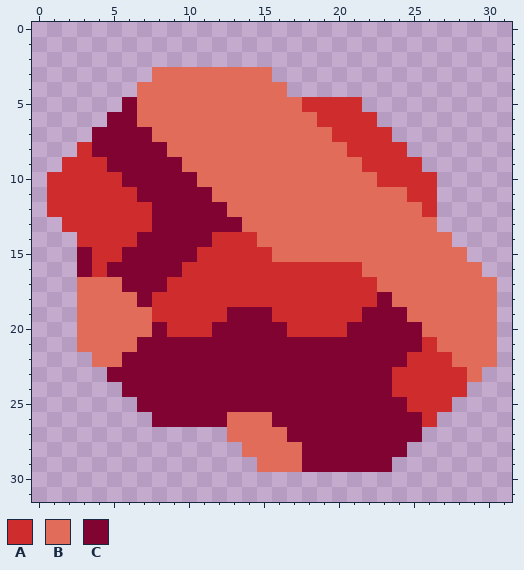
File history of a pixel-art sprite, sprites/items/radium.png. That is the earlier state.
The file is 32x32 pixels.
Palette (. is transparent): A #cf2d2d  B #e06c59  C #800332
Pixels before, first column x 1:
 3 .......BBBBBBBB...............
 4 ......BBBBBBBBBB..............
 5 .....CBBBBBBBBBBBAAAA.........
 6 ....CCBBBBBBBBBBBBAAAA........
 7 ...CCCCBBBBBBBBBBBBAAAA.......
 8 ..ACCCCCBBBBBBBBBBBBAAAA......
 9 .AAACCCCCBBBBBBBBBBBBAAAA.....
10 AAAAACCCCCBBBBBBBBBBBBAAAA....
11 AAAAAACCCCCBBBBBBBBBBBBBAA....
12 AAAAAAACCCCCBBBBBBBBBBBBBA....
13 .AAAAAACCCCCCBBBBBBBBBBBBB....
14 ..AAAACCCCCAAABBBBBBBBBBBBB...
15 ..CAACCCCCAAAAABBBBBBBBBBBBB..
16 ..CACCCCCAAAAAAAAAAAABBBBBBBB.
17 ..BBBCCCAAAAAAAAAAAAAABBBBBBBB
18 ..BBBBCAAAAAAAAAAAAAAACBBBBBBB
19 ..BBBBBAAAAACCCAAAAAACCCBBBBBB
20 ..BBBBBCAAACCCCCAAAACCCCCBBBBB
21 ..BBBBCCCCCCCCCCCCCCCCCCCABBBB
22 ...BBCCCCCCCCCCCCCCCCCCCAAABBB
23 ....CCCCCCCCCCCCCCCCCCCAAAAAB.
24 .....CCCCCCCCCCCCCCCCCCAAAAA..
25 ......CCCCCCCCCCCCCCCCCCAAA...
26 .......CCCCCBBBCCCCCCCCCCA....
27 ............BBBBCCCCCCCCC.....
28 .............BBBBCCCCCCC......
29 ..............BBBCCCCCC.......
Now the later version:
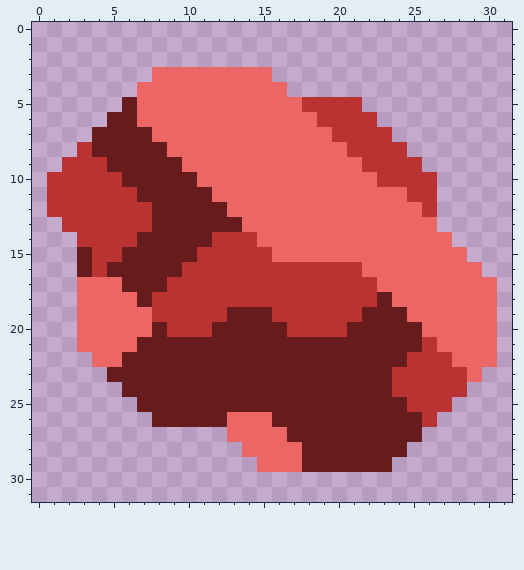
Difference:
{"colour":"A","old":"#cf2d2d","new":"#ba3232"}
{"colour":"B","old":"#e06c59","new":"#ed6666"}
{"colour":"C","old":"#800332","new":"#661c1c"}
